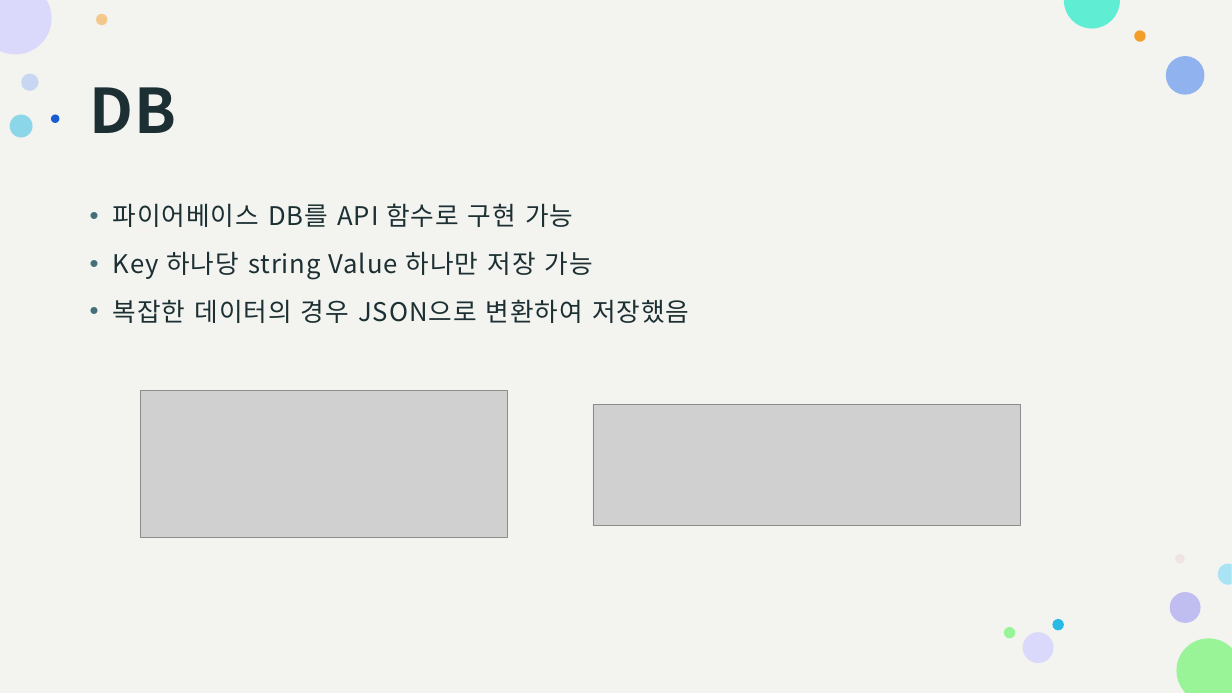
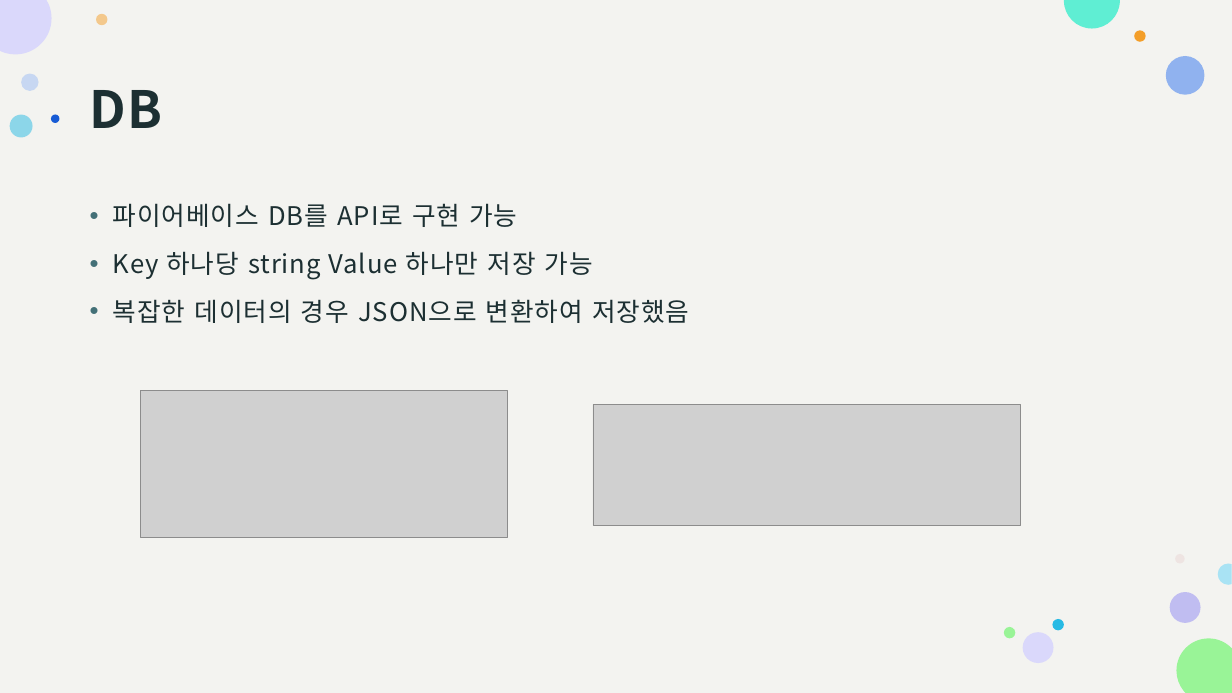
Before and after one commit to pknu-wap/Maple-Survival, a slide deck: slide 5 of 발표자료/최종발표.pptx (slide 6 before the commit). Drawn at 1232x693 pixels with LibreOffice and Linux fonts; fonts in the diff are those of the drawing; grey boxes stand for pictures. Boxes give left, top, right and bottom in pixels: in the first picture for what was removed or moved away, otherwise in the second. Text is boxed around its words. In the diff, an @@ line names an element or a change of style, - is before the commit and + after.

```diff
--- a/발표자료/최종발표.pptx
+++ b/발표자료/최종발표.pptx
@@ title "DB" at (x1=90, y1=90, x2=163, y2=128): size 48 to 40 pt @@
@@ text at (x1=113, y1=203, x2=517, y2=227): text changed @@
-• 파이어베이스 DB를 API 함수로 구현 가능
+• 파이어베이스 DB를 API로 구현 가능
```
Also in this commit, not shown: 6 other slides changed, 2 slides removed.
